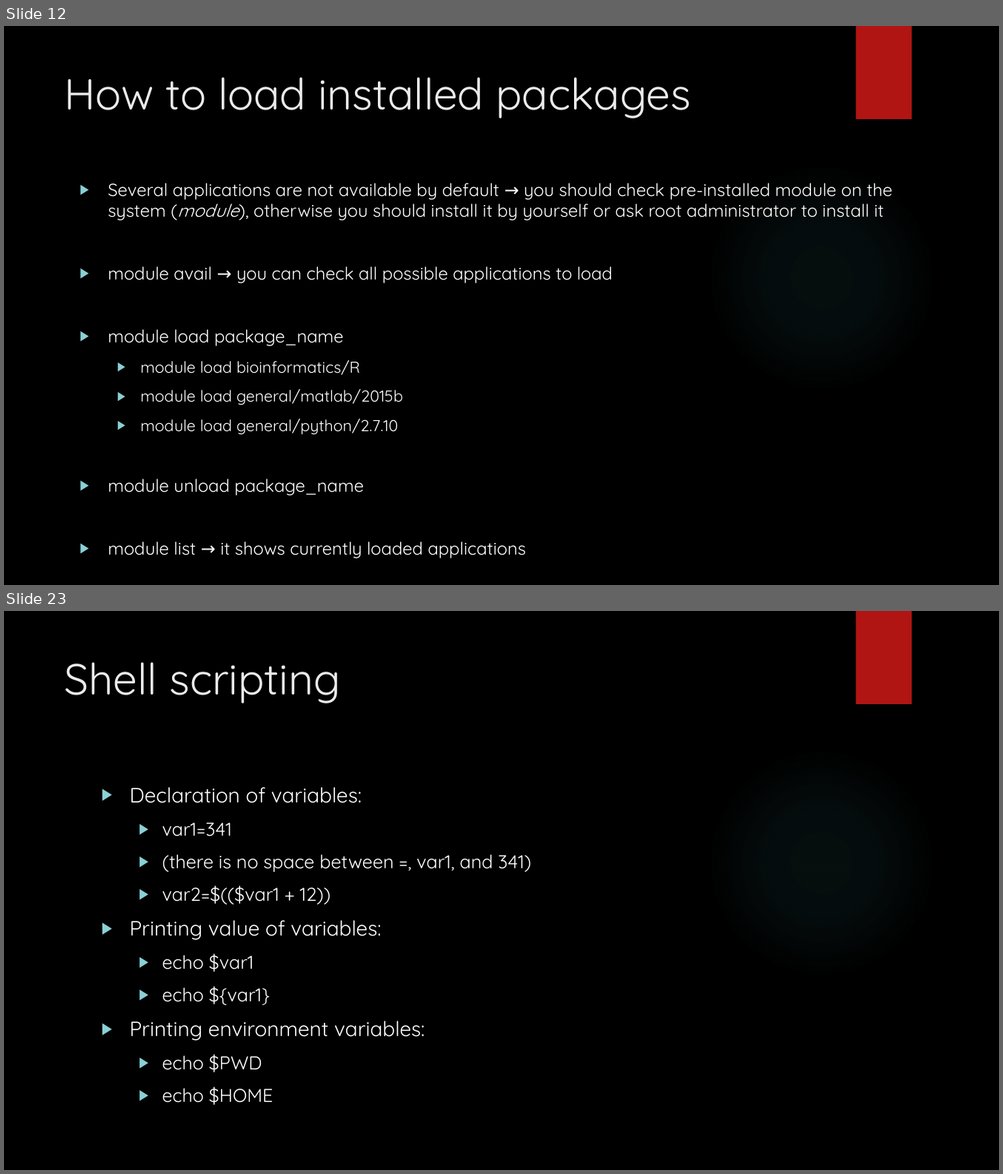
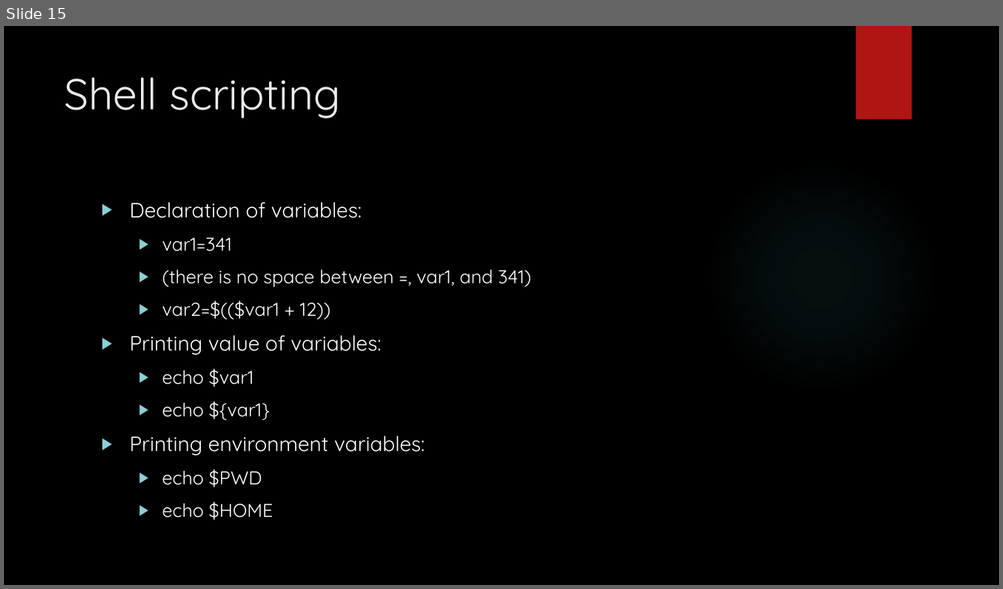
Before and after one commit to sysmedicine/KCLModule2_2021, a slide deck: Slides/IntroToLinux_Day2.pptx. Shown one above the other, each under a label of ours: slides 12 and 23 before the commit, slide 15 after it; the slides between them are not shown. The pictures are 1003x1174 and 1003x589 pixels, drawn with LibreOffice and Linux fonts; fonts in the diff are those of the drawing; background and template pictures are left out. Boxes give left, top, right and bottom in pixels: in the first picture for what was removed or moved away, otherwise in the second. Text is boxed around its words. In the diff, an @@ line names an element or a change of style, - is before the commit and + after.

```diff
--- a/Slides/IntroToLinux_Day2.pptx
+++ b/Slides/IntroToLinux_Day2.pptx
@@ slide 12 removed at bbox=[4, 26, 999, 585], background picture (left out); not listed: 2 template elements that a slide beside it also shows @@
@@ title removed at bbox=[64, 77, 690, 118] @@
-How to load installed packages
@@ text removed at bbox=[108, 183, 892, 496] @@
-▶ Several applications are not available by default → you should check pre-installed module on the system (module), otherwise you should install it by yourself or ask root administrator to install it
-▶ module avail → you can check all possible applications to load
-▶ module load package_name
-  ▶ module load bioinformatics/R
-  ▶ module load general/matlab/2015b
-  ▶ module load general/python/2.7.10
-▶ module unload package_name
-▶ module list → it shows currently loaded applications
@@ what was slide 23 is now slide 15 @@
```
Also in this commit, not shown: 4 slides changed, 11 slides added, 18 other slides removed, 1 other file.
